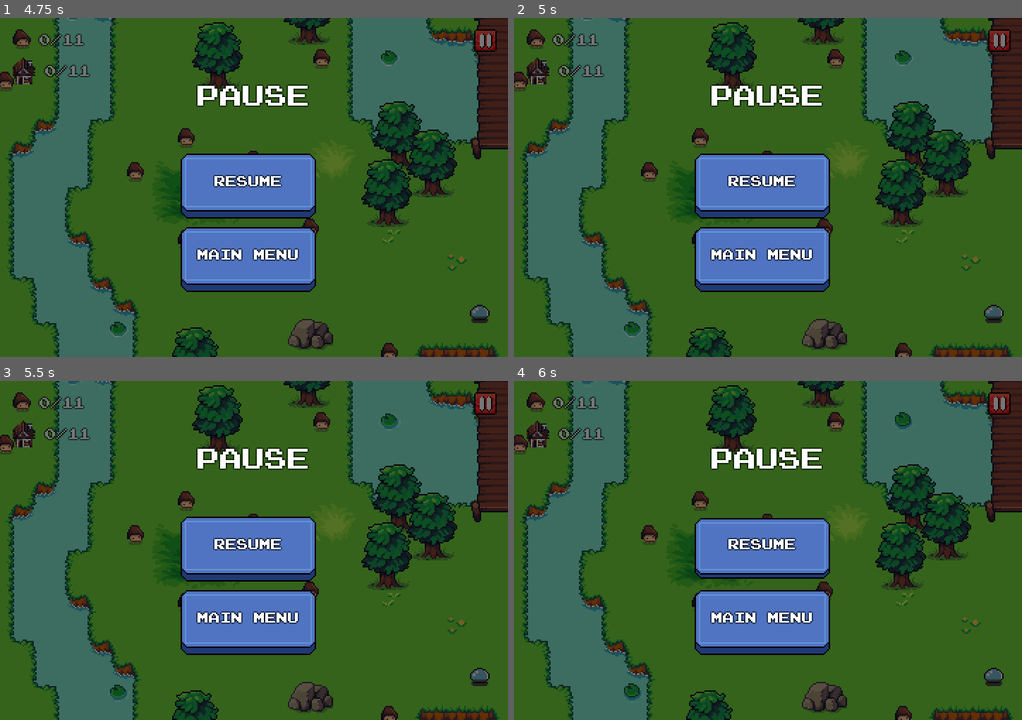
Above: before the commit, frames 1-4 (two rows, left to right).
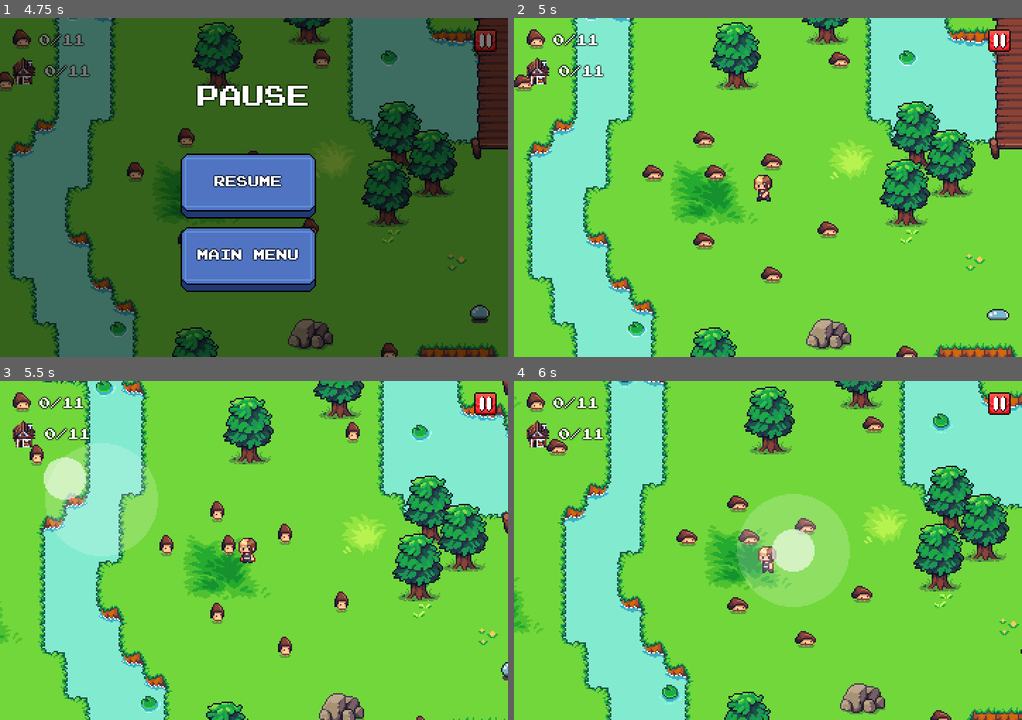
Above: after the commit, the same moments.

Repository: dmitrii-eremin/watch-your-step
Game: Godot game, scene res://scenes/world_scene.tscn
The game is run twice, just before and just after one commit, with the same random seed, the same clock (stepped at 60 frames per second) and the same inputs. This scene is started directly instead of the project's main scene.
Inputs (mouse positions are in pixels of both pictures, inside the frame that each line leads up to):
- Up to frame 1 (4.75 s): click (487, 41) at 0.5 s; tap Enter (ui_accept) at 1.25, 1.52, 2, 3.5, 4.52 s; move the mouse to (365, 170) at 1.27 s; hold Right (go_right) 1.28-2 s; click (365, 170) at 1.42 s; drag from (152, 204) to (320, 58) at 2.02 s; move the mouse to (304, 112) at 2.77 s; hold Right (go_right) 2.78-3.5 s; drag from (228, 255) to (137, 170) at 3.52 s; move the mouse to (406, 238) at 4.27 s; hold Left (go_left) from 4.28 s (still down)
- Up to frame 2 (5 s): keep holding Left (go_left); tap Escape (ui_cancel) at 4.9 s
- Up to frame 3 (5.5 s): release Left (go_left) at 5 s; drag from (101, 499) to (5, 445) at 5.02 s
- Up to frame 4 (6 s): move the mouse to (793, 550) at 5.77 s; hold Down (go_down) from 5.78 s (still down); click (793, 550) at 5.92 s

Frame 1 is identical in both runs. In frame 2, 99% of the frame differs, in the area x 0-100%, y 0-100%; in frame 3, 99%; in frame 4, 100%.

Commit message:
escape should unpause

Diff:
--- a/scenes/ui/pause_menu.gd
+++ b/scenes/ui/pause_menu.gd
@@ -9,6 +9,11 @@
 func _ready() -> void:
 	set_process_input(true)
 
+func _input(event: InputEvent) -> void:
+	if event.is_action_pressed("ui_cancel"):
+		_on_resume_button_pressed()
+		get_viewport().set_input_as_handled()
+
 func _on_main_menu_button_pressed() -> void:
 	get_tree().paused = false
 	hide()
